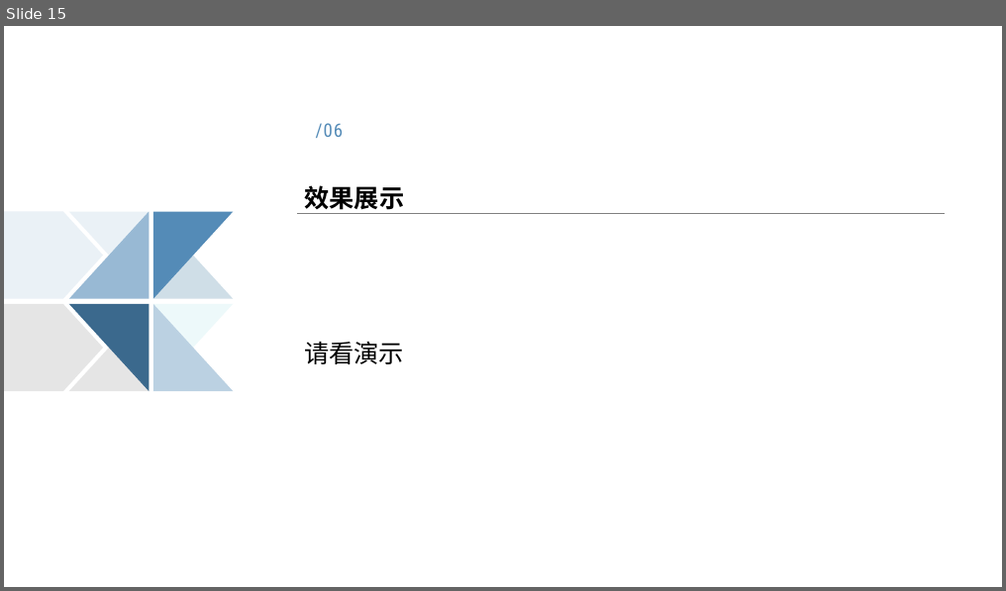
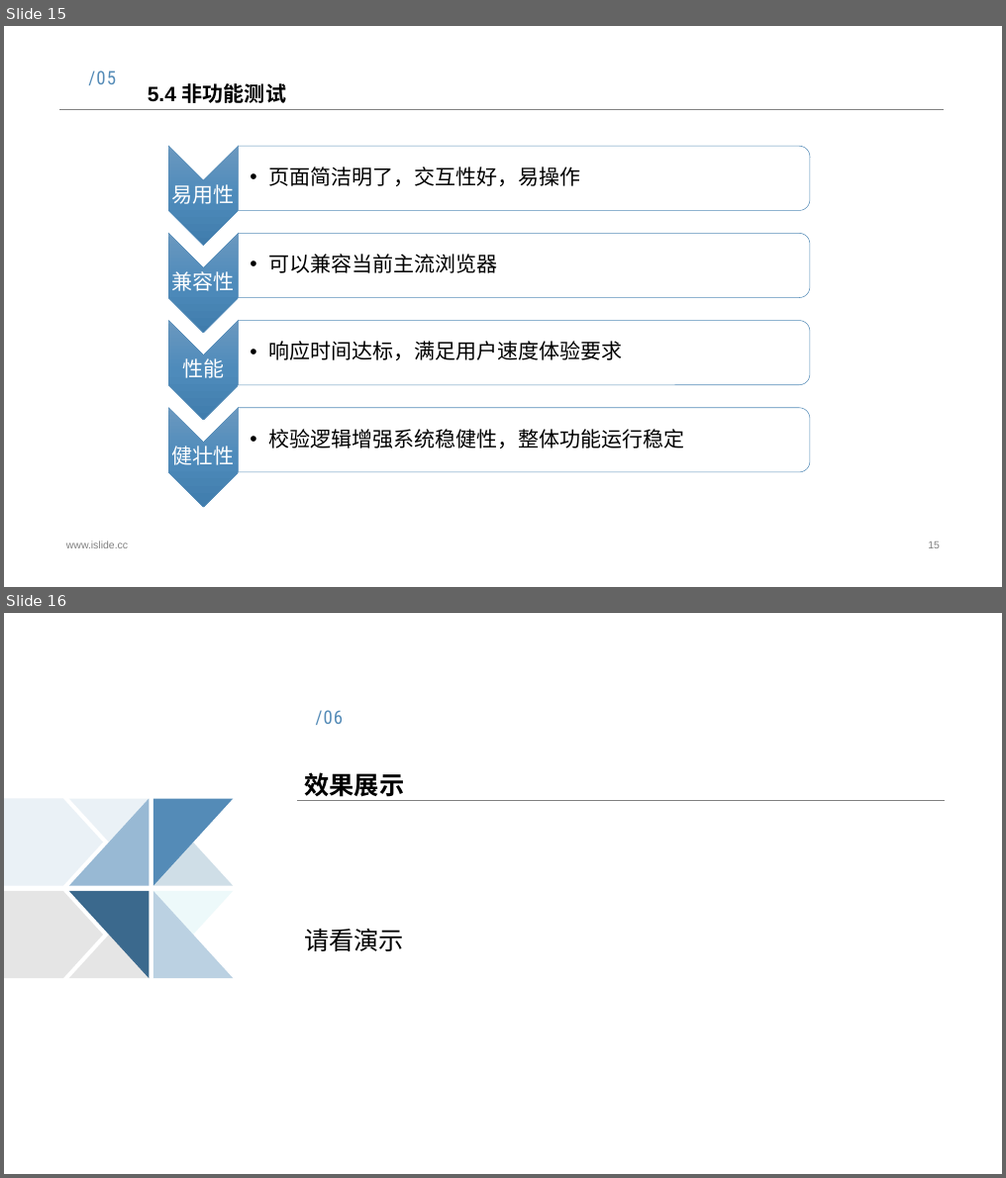
Before and after one commit to poetryexec/poetry, a slide deck: RelationDocuments/8组_唐诗生成系统的设计与实现.pptx. Shown one above the other, each under a label of ours: slide 15 before the commit, slides 15 and 16 after it. The pictures are 1006x591 and 1006x1178 pixels, drawn with LibreOffice and Linux fonts; fonts in the diff are those of the drawing. Boxes give left, top, right and bottom in pixels: in the first picture for what was removed or moved away, otherwise in the second. Text is boxed around its words. In the diff, an @@ line names an element or a change of style, - is before the commit and + after.

```diff
--- a/RelationDocuments/8组_唐诗生成系统的设计与实现.pptx
+++ b/RelationDocuments/8组_唐诗生成系统的设计与实现.pptx
@@ slide 15 added at bbox=[4, 26, 1002, 587], background #FFFFFF @@
@@ text added at bbox=[88, 71, 116, 85], 18 pt, text #548BB7 @@
+/05
@@ title added at bbox=[148, 83, 286, 103], 20 pt, text #000000, bold @@
+5.4 非功能测试
@@ line added from (59, 109) to (944, 109), #808080 0.25 pt @@
@@ group added at bbox=[168, 146, 810, 507]: 8 texts, 4 chevrons, 4 round same rects @@
+易用性
+  • 页面简洁明了，交互性好，易操作
+兼容性
+  • 可以兼容当前主流浏览器
+性能
+  • 响应时间达标，满足用户速度体验要求
+健壮性
+  • 校验逻辑增强系统稳健性，整体功能运行稳定
@@ text added at bbox=[66, 541, 128, 549], 10 pt, text #808080 @@
+www.islide.cc
@@ page number added at bbox=[928, 542, 940, 549], 10 pt, text #808080 @@
+15
@@ what was slide 15 is now slide 16 @@
```
Also in this commit, not shown: 2 slides changed, 1 other slide added, 1 slide removed, 1 other file.
